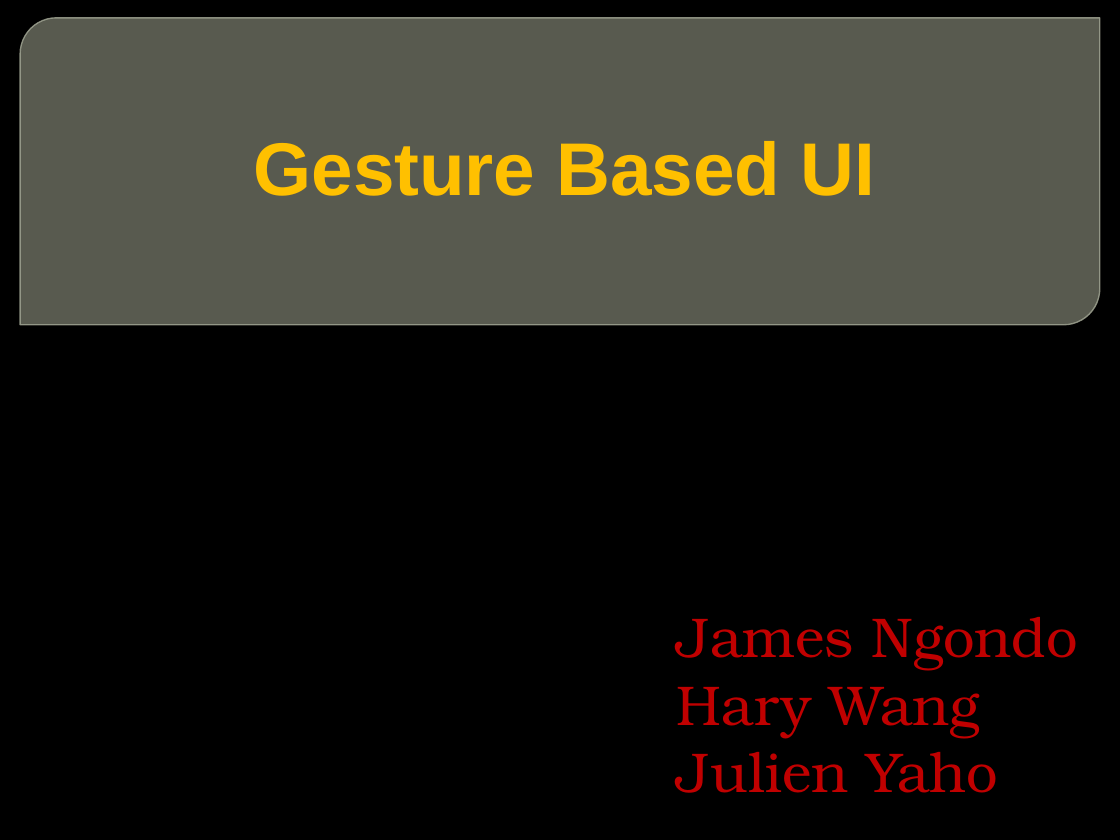
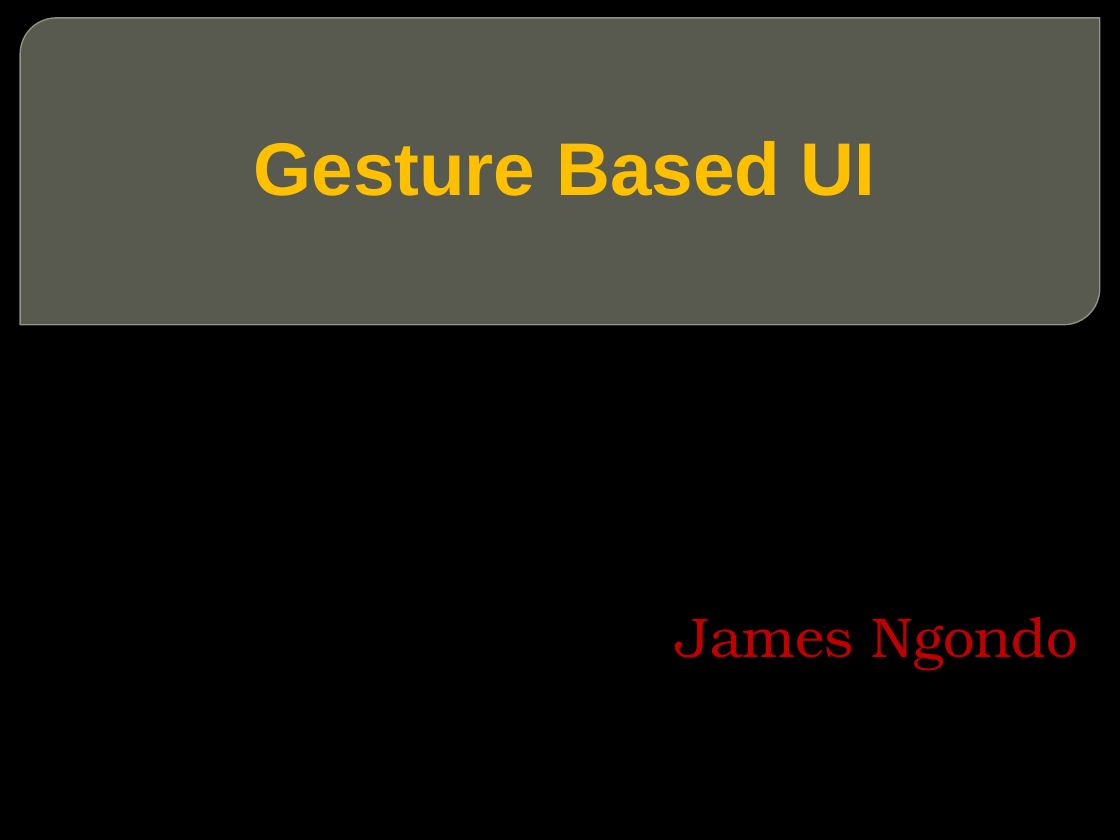
Before and after one commit to jamesngondo2013/Gesture-Based-UI-Development, a slide deck: slide 1 of Gesture Based UI.pptx. Drawn at 1120x840 pixels with LibreOffice and Linux fonts; fonts in the diff are those of the drawing; background and template pictures are left out. Boxes give left, top, right and bottom in pixels: in the first picture for what was removed or moved away, otherwise in the second. Text is boxed around its words. In the diff, an @@ line names an element or a change of style, - is before the commit and + after.

Commit message:
update

```diff
--- a/Gesture Based UI.pptx
+++ b/Gesture Based UI.pptx
@@ text at [677,687,998,793]: paragraphs removed @@
-Hary Wang
-Julien Yaho
```
